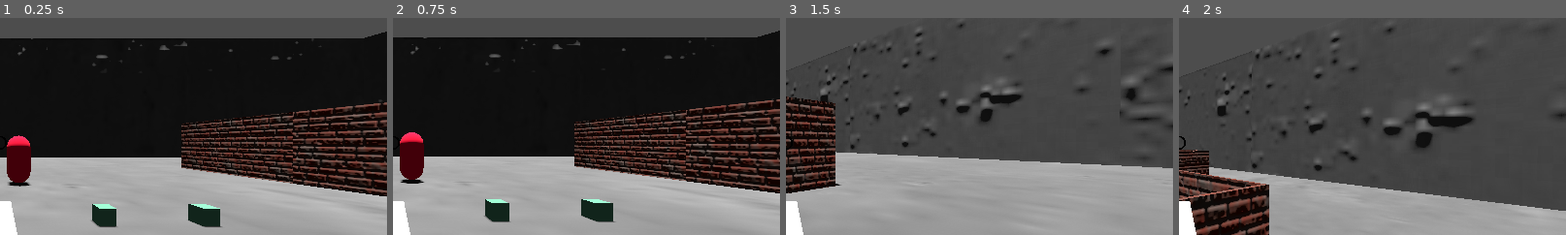
Above: before the commit, frames 1-4 (left to right).
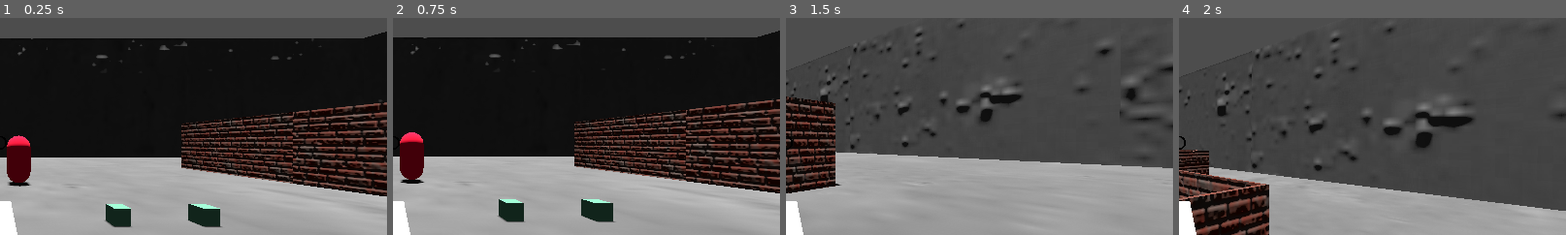
Above: after the commit, the same moments.

Repository: Anton-Garno/monster-arena-v0.1
Game: Godot game, scene res://world.tscn
The game is run twice, just before and just after one commit, with the same random seed, the same clock (stepped at 60 frames per second) and the same inputs.
Inputs (mouse positions are % of the whole screen's width and height, from its top left):
- Up to frame 1 (0.25 s): no input
- Up to frame 2 (0.75 s): click "Start" at 0.5 s
- Up to frame 3 (1.5 s): tap Enter at 1.25 s; move the mouse to (55, 50) at 1.27 s; press the mouse at (55, 50) at 1.28 s; hold W (up) from 1.28 s (still down)
- Up to frame 4 (2 s): keep holding W (up); tap Space (jump) at 1.52 s
The pictures show only the part of the screen within x 50-100%, y 21-71%; the shares and areas given below are measured in that part.

The runs differ from the first frame. In frame 1, 0.8% of the frame differs, in the area x 23-35%, y 85-97%; in frame 2, 0.8%; in frame 3, nothing differs; in frame 4, nothing differs.

Commit message:
Update world.tscn
test kommit

Diff:
--- a/world.tscn
+++ b/world.tscn
@@ -55,7 +55,7 @@
 transform = Transform3D(1, 0, 0, 0, 1, 0, 0, 0, 1, -10.8849, 0.179279, -3)
 
 [node name="AmmoPickUp6" parent="." instance=ExtResource("3_tlwt5")]
-transform = Transform3D(1, 0, 0, 0, 1, 0, 0, 0, 1, -2.32025, 0.179279, -3)
+transform = Transform3D(1, 0, 0, 0, 1, 0, 0, 0, 1, -2.01744, 0.179279, -3)
 
 [node name="AmmoPickUp7" parent="." instance=ExtResource("3_tlwt5")]
 transform = Transform3D(1, 0, 0, 0, 1, 0, 0, 0, 1, -0.194486, 0.179279, -3)
